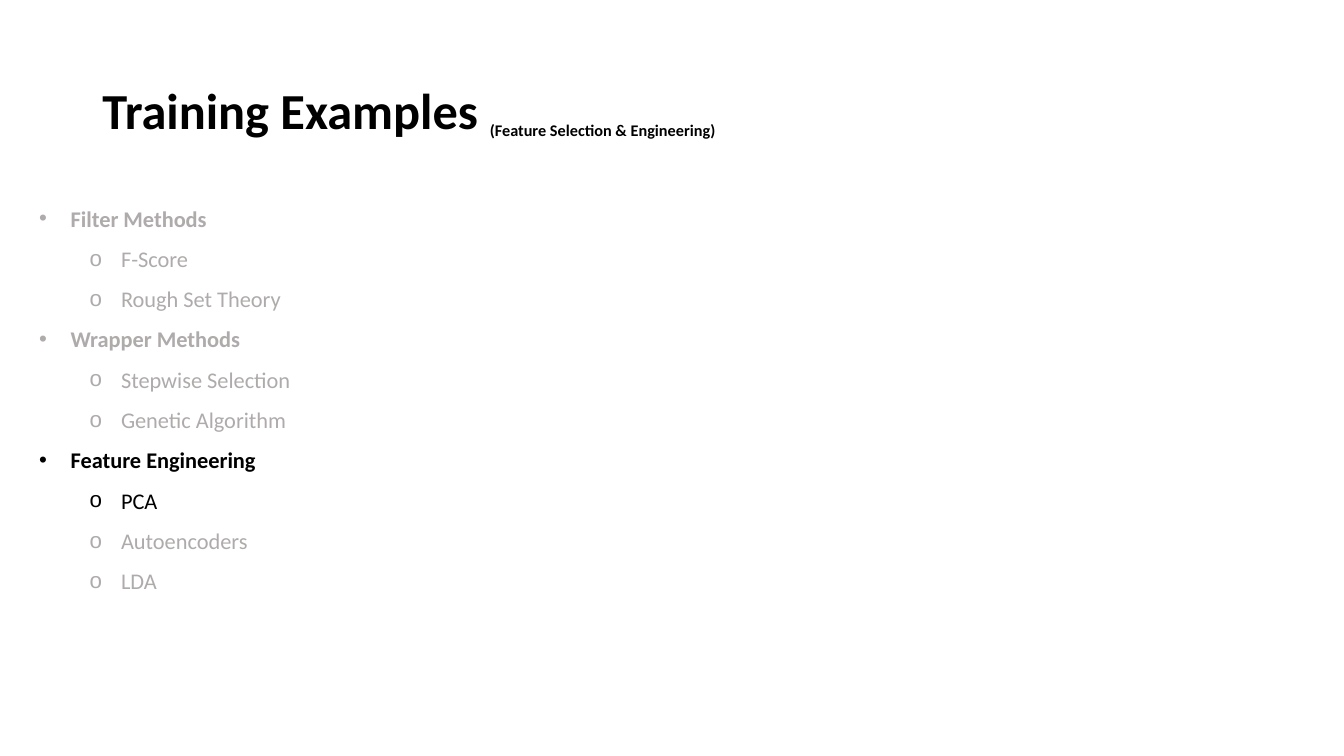
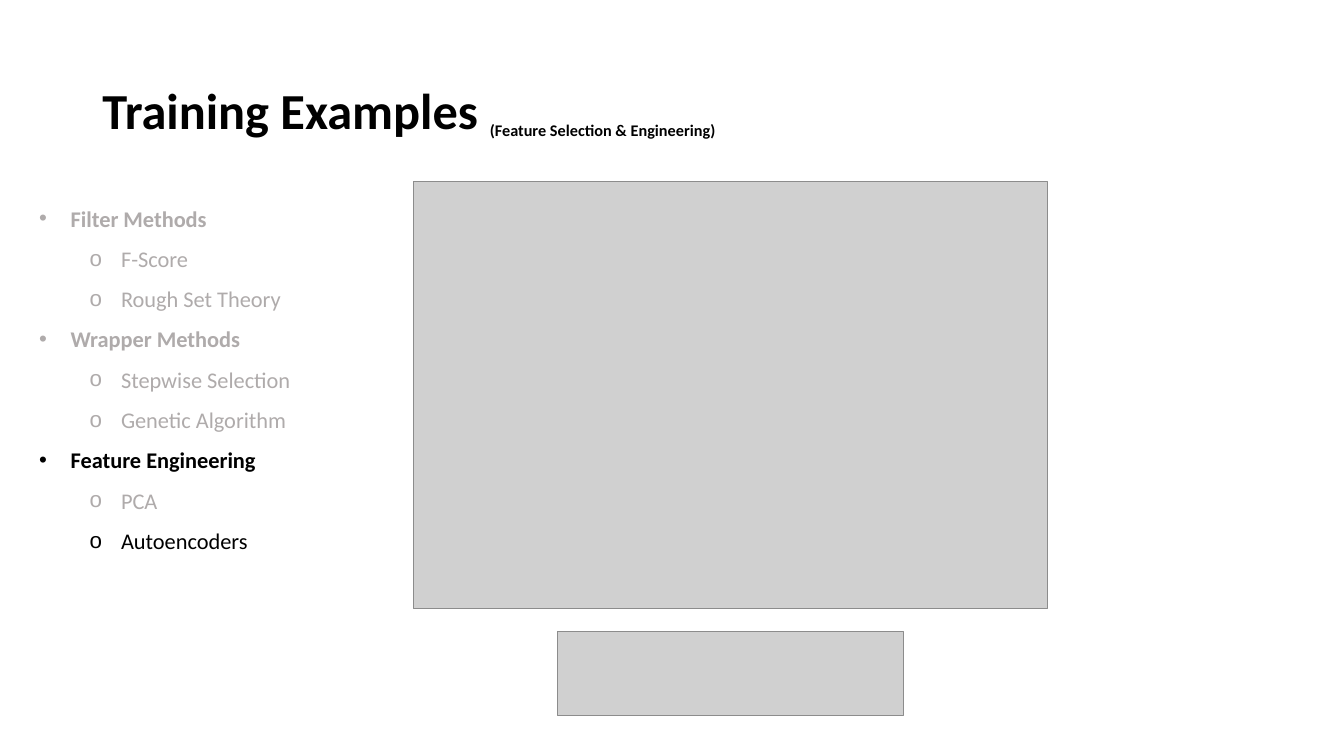
Before and after one commit to alrzJml/credit_presentation, a slide deck: slide 13 of presentation/Presentation1.pptx (slide 12 before the commit). Drawn at 1344x756 pixels with LibreOffice and Linux fonts; fonts in the diff are those of the drawing; grey boxes stand for pictures. Boxes give left, top, right and bottom in pixels: in the first picture for what was removed or moved away, otherwise in the second. Text is boxed around its words. In the diff, an @@ line names an element or a change of style, - is before the commit and + after.

Commit message:
working on presentation

```diff
--- a/presentation/Presentation1.pptx
+++ b/presentation/Presentation1.pptx
@@ picture added at bbox=[413, 181, 1048, 609] @@
@@ text at bbox=[121, 494, 247, 549]: text colour #000000 to #AFABAB in "PCA"; text colour #AFABAB to #000000 in "Autoencoders" @@
@@ text at bbox=[121, 575, 157, 589]: paragraph removed @@
-  o LDA
@@ picture added at bbox=[558, 631, 903, 715] @@
```
Also in this commit, not shown: 5 other slides changed, 7 slides added, 17 other files.
